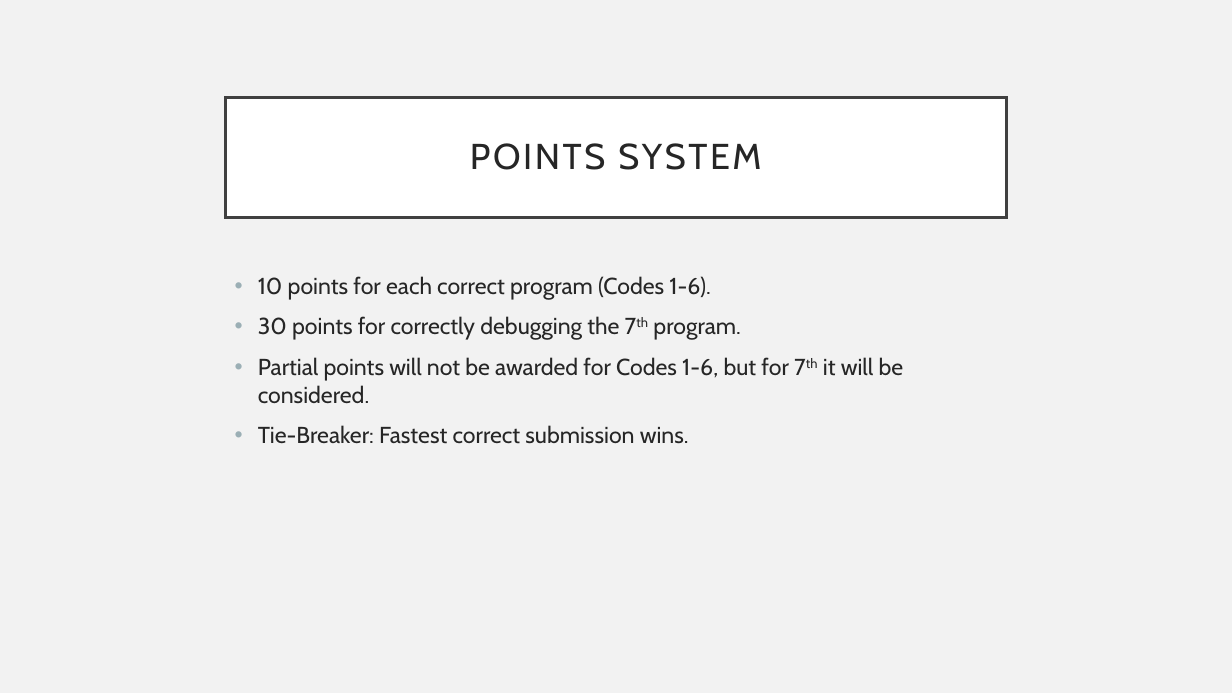
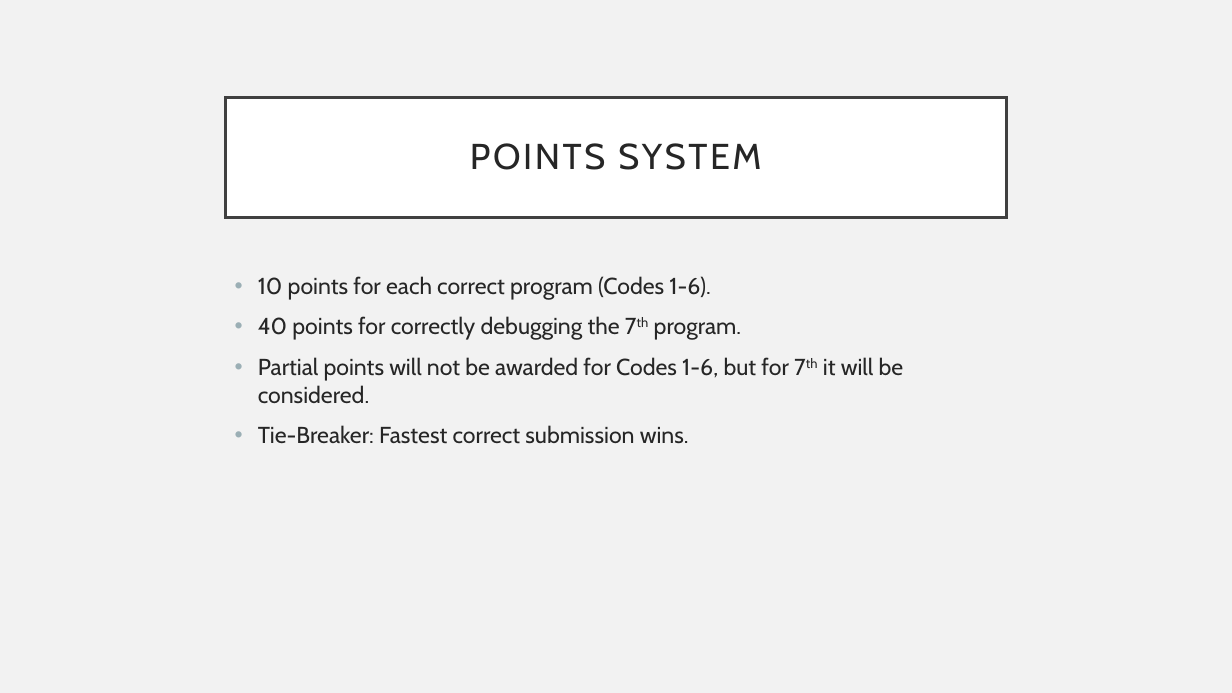
Before and after one commit to cainebenoy/Luftetar_Debugging, a slide deck: slide 4 of Debugging_PPT.pptx. Drawn at 1232x693 pixels with LibreOffice and Linux fonts; fonts in the diff are those of the drawing. Boxes give left, top, right and bottom in pixels: in the first picture for what was removed or moved away, otherwise in the second. Text is boxed around its words. In the diff, an @@ line names an element or a change of style, - is before the commit and + after.

```diff
--- a/Debugging_PPT.pptx
+++ b/Debugging_PPT.pptx
@@ text at [258, 316, 742, 340]: text changed @@
-• 30 points for correctly debugging the 7th program.
+• 40 points for correctly debugging the 7th program.
```
Also in this commit, not shown: 2 other files.
